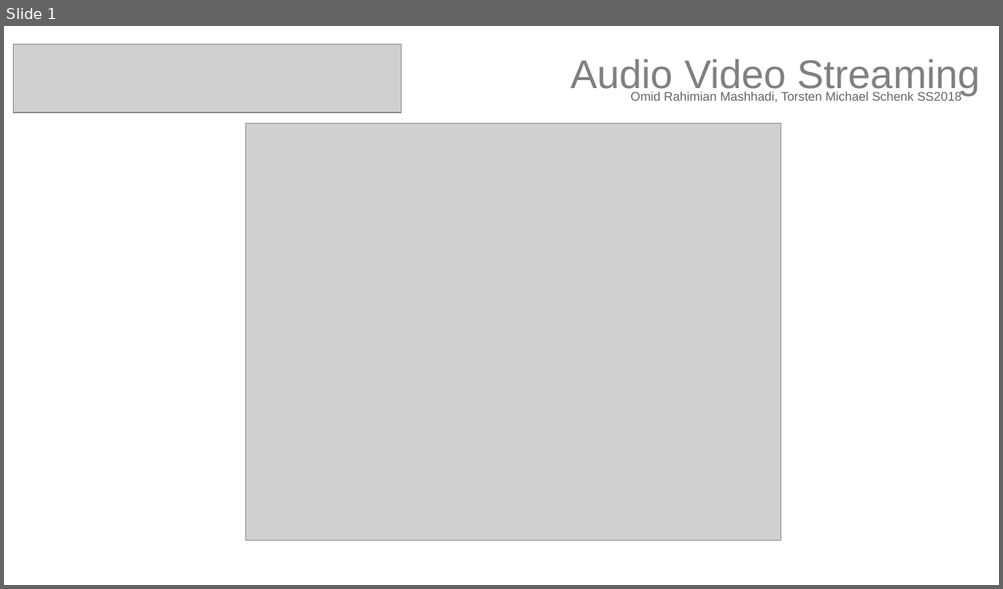
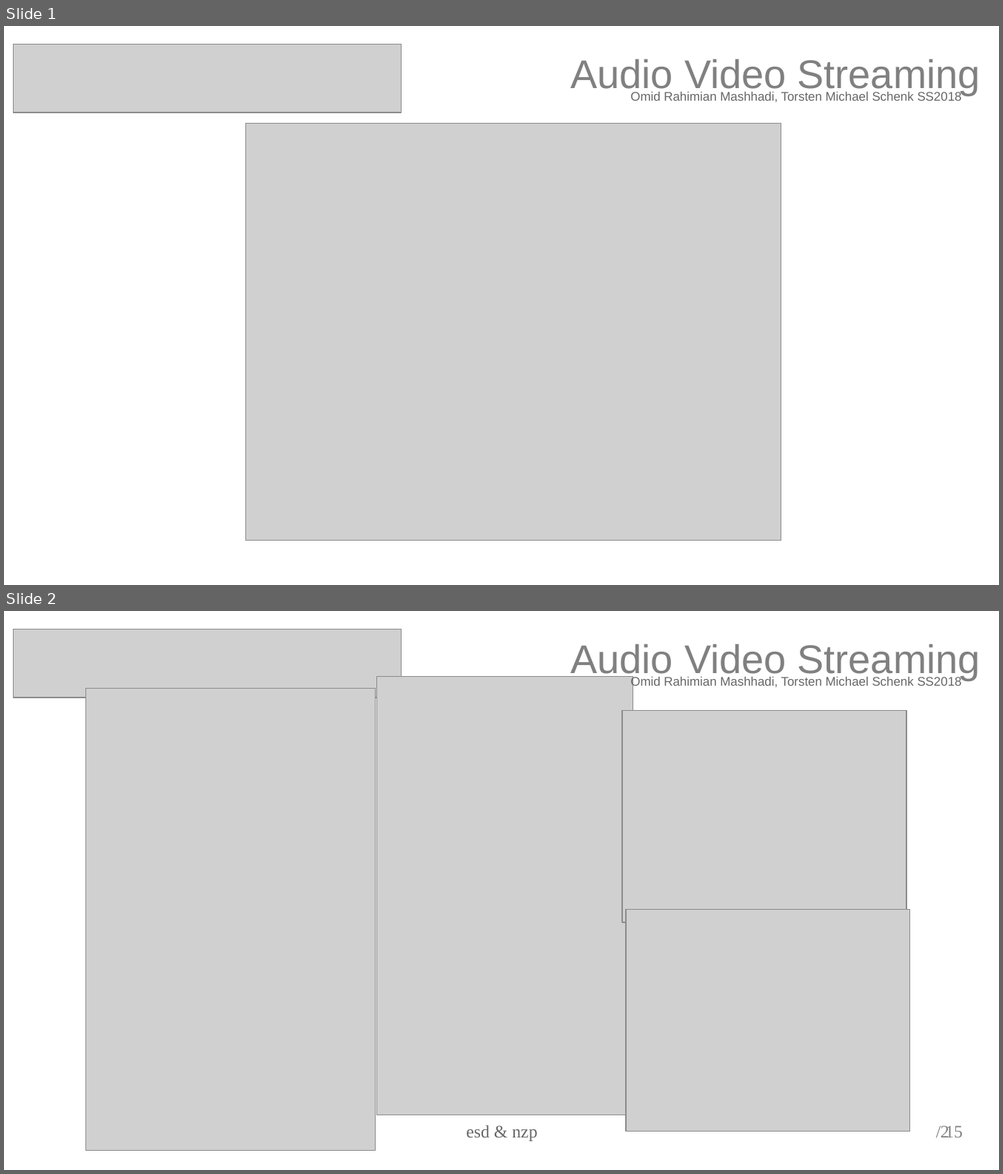
Before and after one commit to torstenschenk/beuth-avatar-ss2018, a slide deck: Presentation/Projekt/AVstreaming-Gruppe-15.odp. Shown one above the other, each under a label of ours: slide 1 before the commit, slides 1 and 2 after it. The pictures are 1003x589 and 1003x1174 pixels, drawn with LibreOffice and Linux fonts; fonts in the diff are those of the drawing; grey boxes stand for pictures. Boxes give left, top, right and bottom in pixels: in the first picture for what was removed or moved away, otherwise in the second. Text is boxed around its words. In the diff, an @@ line names an element or a change of style, - is before the commit and + after.

```diff
--- a/Presentation/Projekt/AVstreaming-Gruppe-15.odp
+++ b/Presentation/Projekt/AVstreaming-Gruppe-15.odp
@@ slide 2 added at bbox=[4, 611, 999, 1170], background #FFFFFF @@
@@ picture added at bbox=[13, 629, 401, 698] @@
@@ text added at bbox=[570, 644, 980, 680], 32 pt, text #808080 @@
+Audio Video Streaming
@@ picture added at bbox=[377, 677, 633, 1116] @@
@@ text added at bbox=[630, 676, 962, 689], 10 pt, text #666666 @@
+Omid Rahimian Mashhadi, Torsten Michael Schenk SS2018
@@ picture added at bbox=[86, 689, 375, 1152] @@
@@ picture added at bbox=[622, 710, 907, 923] @@
@@ picture added at bbox=[626, 910, 910, 1133] @@
@@ text added at bbox=[466, 1125, 537, 1142], 14 pt, text #666666 @@
+esd & nzp
@@ page number added at bbox=[940, 1126, 949, 1138], 14 pt, text #808080 @@
+2
@@ text added at bbox=[945, 1126, 962, 1138], 14 pt, text #808080 @@
+/ 15
```
Also in this commit, not shown: 5 slides changed, 8 other slides added, 3 other files.
